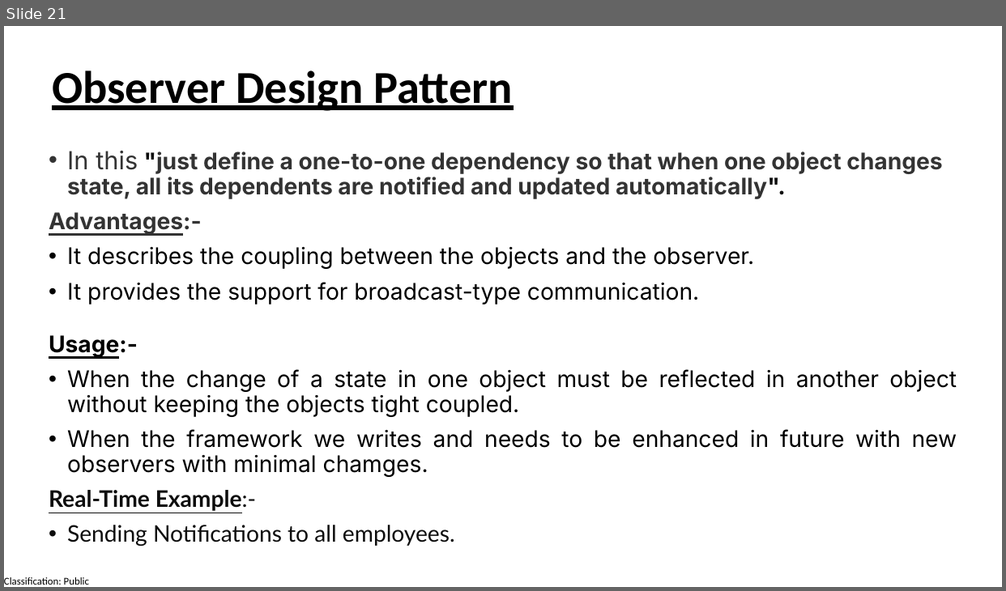
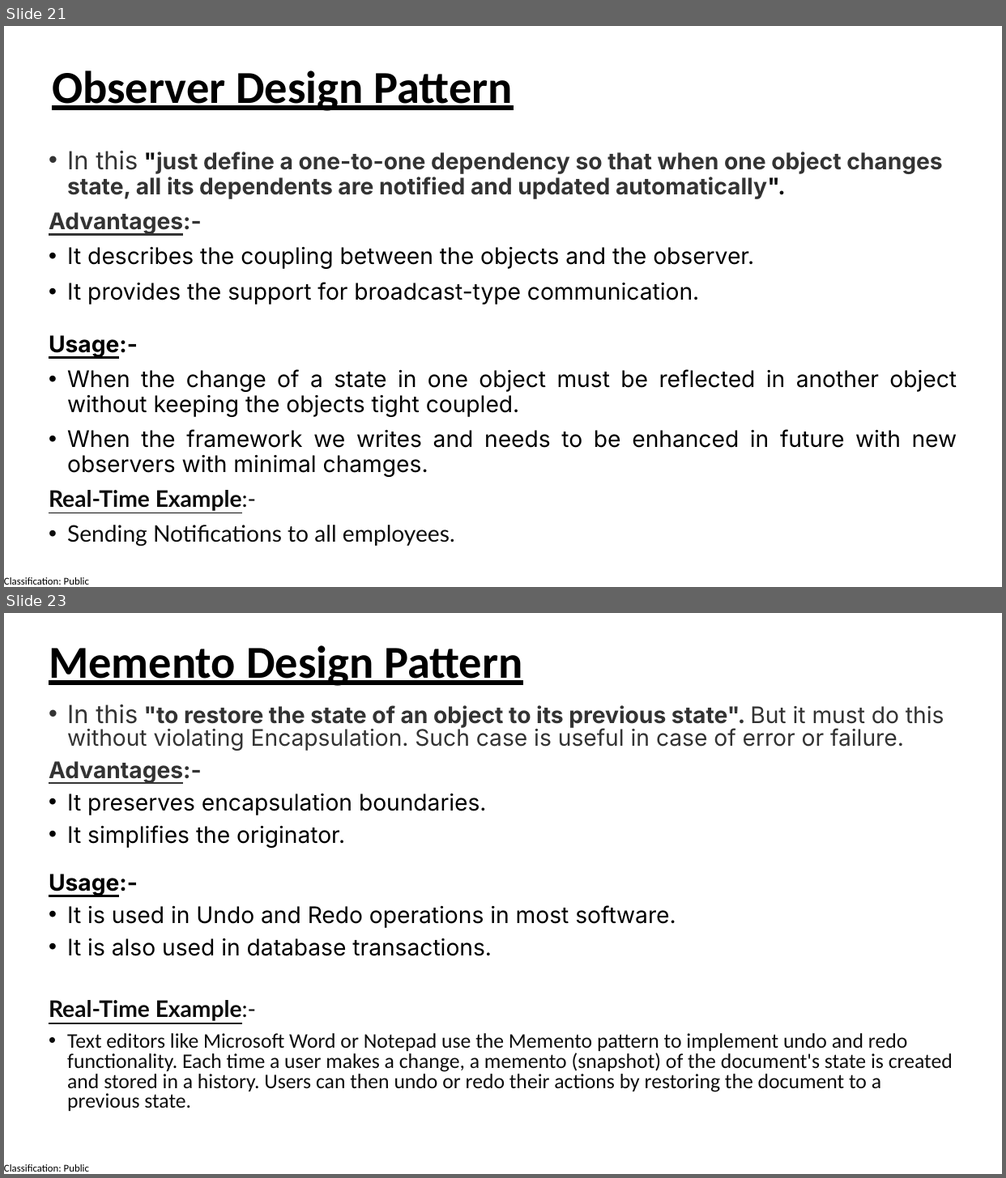
Before and after one commit to manaswiniray/DesignPatterns, a slide deck: DesignPatterns.pptx. Shown one above the other, each under a label of ours: slide 21 before the commit, slides 21 and 23 after it; the slides between them are not shown. The pictures are 1006x591 and 1006x1178 pixels, drawn with LibreOffice and Linux fonts; fonts in the diff are those of the drawing. Boxes give left, top, right and bottom in pixels: in the first picture for what was removed or moved away, otherwise in the second. Text is boxed around its words. In the diff, an @@ line names an element or a change of style, - is before the commit and + after.

Commit message:
Committed for Memento Design Pattern

```diff
--- a/DesignPatterns.pptx
+++ b/DesignPatterns.pptx
@@ slide 23 added at (4,613,1002,1174), background #FFFFFF; not listed: 1 template element that a slide beside it also shows @@
@@ text added at (49,645,522,686), 44 pt, text #000000, bold, underline @@
+Memento Design Pattern
@@ text added at (49,705,953,1111), 22 pt, text #0D0D0D @@
+• In this "to restore the state of an object to its previous state". But it must do this without violating Encapsulation. Such case is useful in case of error or failure.
+Advantages:-
+• It preserves encapsulation boundaries.
+• It simplifies the originator.
+Usage:-
+• It is used in Undo and Redo operations in most software.
+• It is also used in database transactions.
+Real-Time Example:-
+• Text editors like Microsoft Word or Notepad use the Memento pattern to implement undo and redo functionality. Each time a user makes a change, a memento (snapshot) of the document's state is created and stored in a history. Users can then undo or redo their actions by restoring the document to a previous state.
```
Also in this commit, not shown: 1 slide changed, 1 other slide added, 10 other files.
